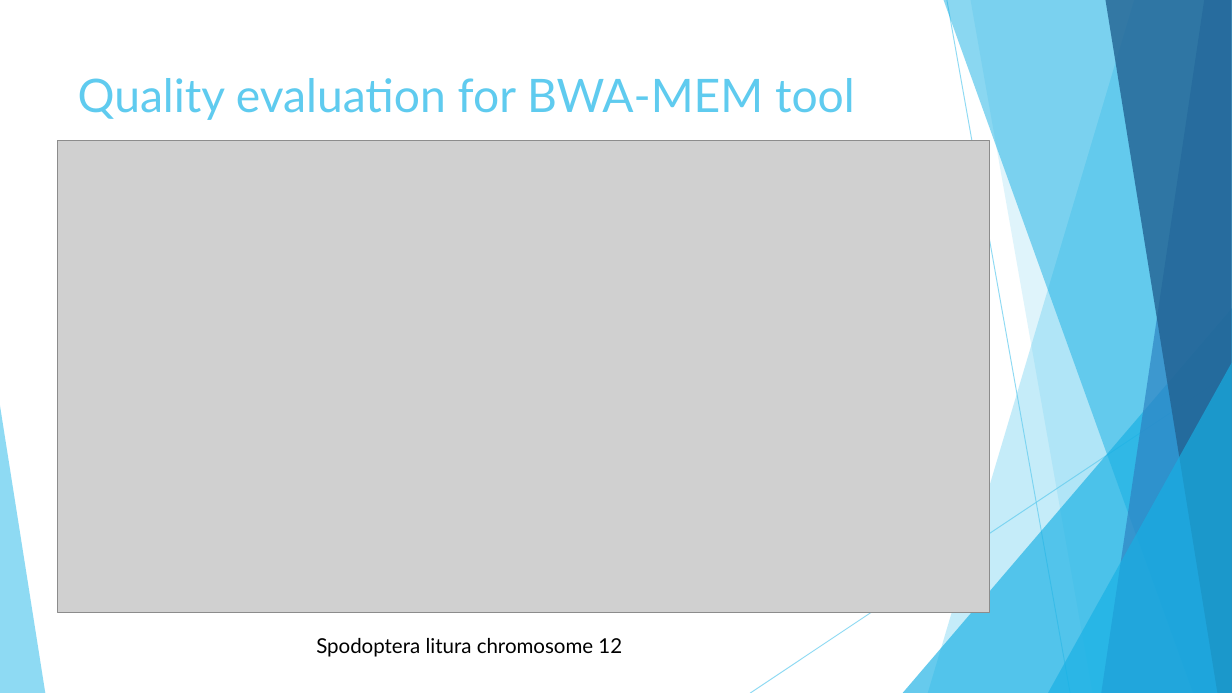
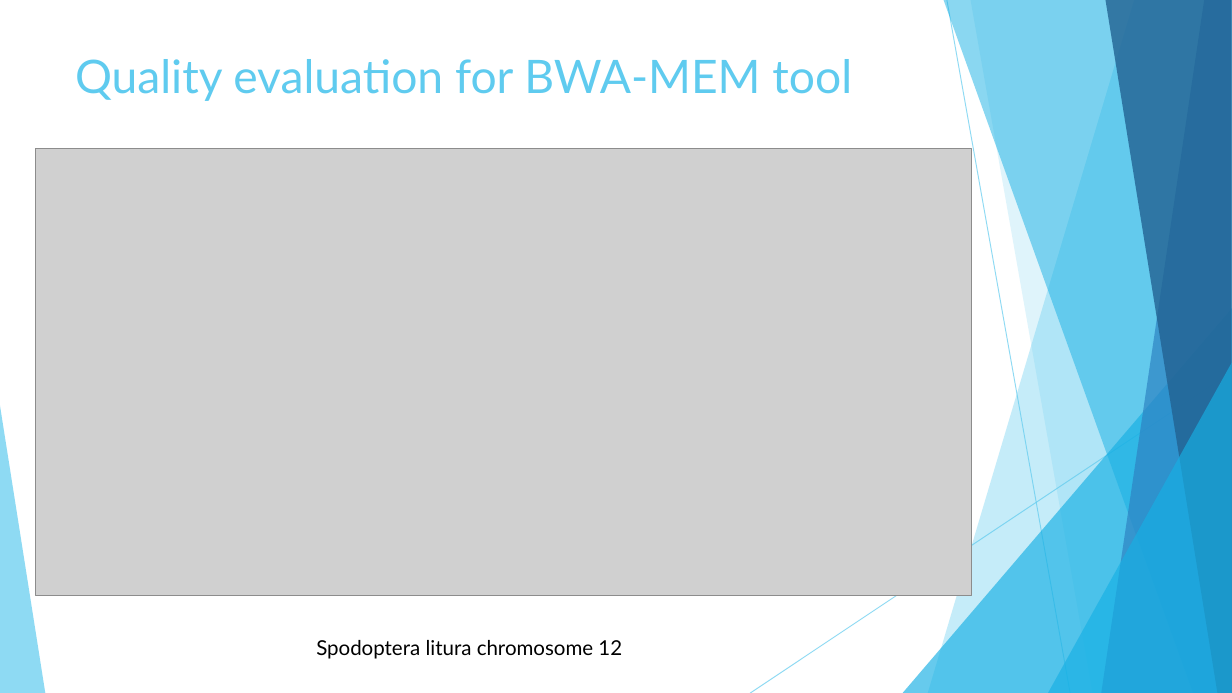
Before and after one commit to mmaricic/GI_Project, a slide deck: slide 16 of Illumina-paired-end-read-sequencing-simulator.pptx. Drawn at 1232x693 pixels with LibreOffice and Linux fonts; fonts in the diff are those of the drawing; grey boxes stand for pictures. Boxes give left, top, right and bottom in pixels: in the first picture for what was removed or moved away, otherwise in the second. Text is boxed around its words. In the diff, an @@ line names an element or a change of style, - is before the commit and + after.

```diff
--- a/Illumina-paired-end-read-sequencing-simulator.pptx
+++ b/Illumina-paired-end-read-sequencing-simulator.pptx
@@ title "Quality evaluation for BWA-MEM tool": place and size @@
-title "Quality evaluation for BWA-MEM tool" at (78, 78, 855, 120)
+title "Quality evaluation for BWA-MEM tool" at (75, 59, 852, 101)
@@ picture: place and size @@
-picture at (57, 140, 989, 613)
+picture at (35, 149, 971, 596)
```
Also in this commit, not shown: 5 other slides changed, 4 other files.
